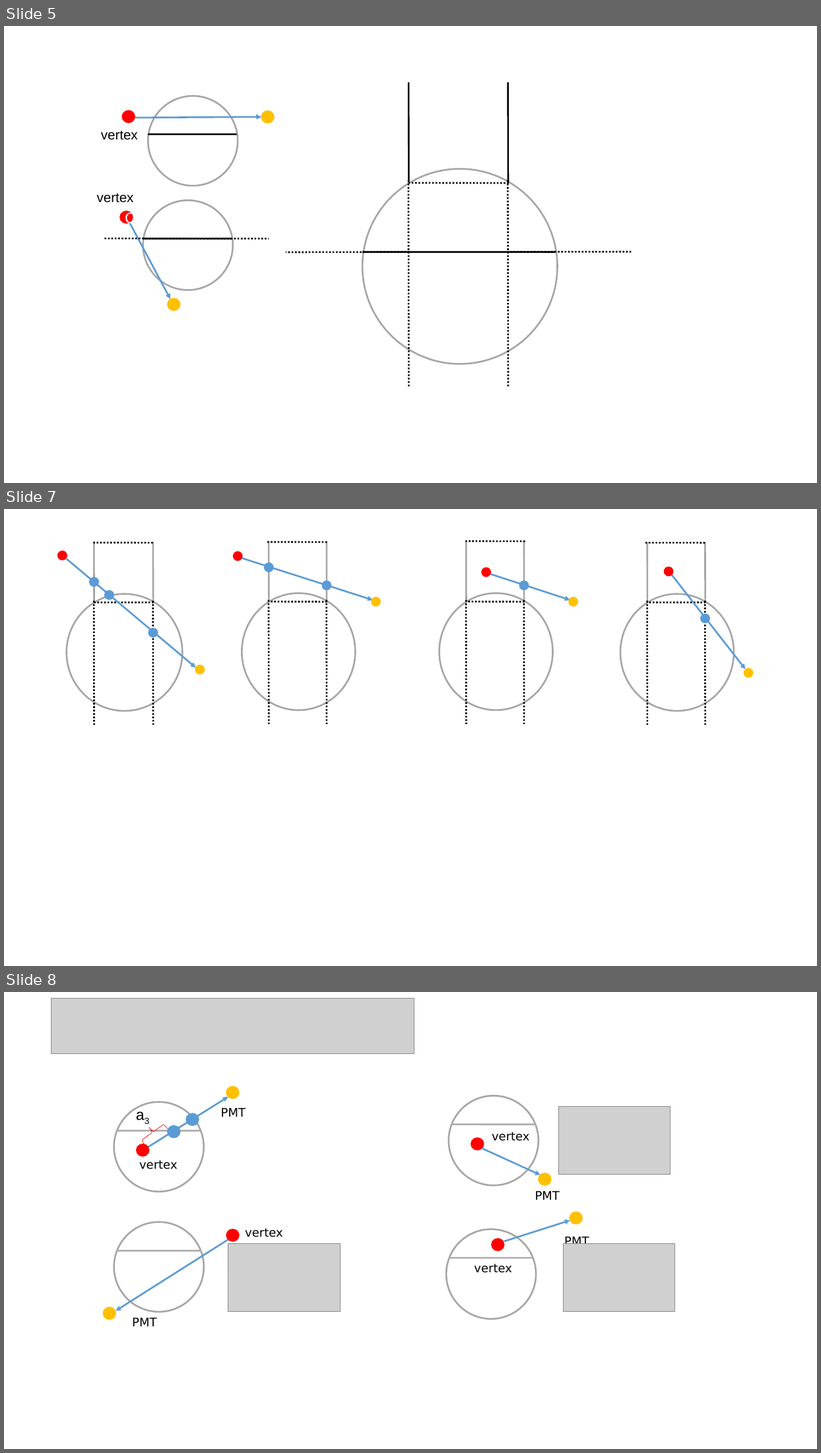
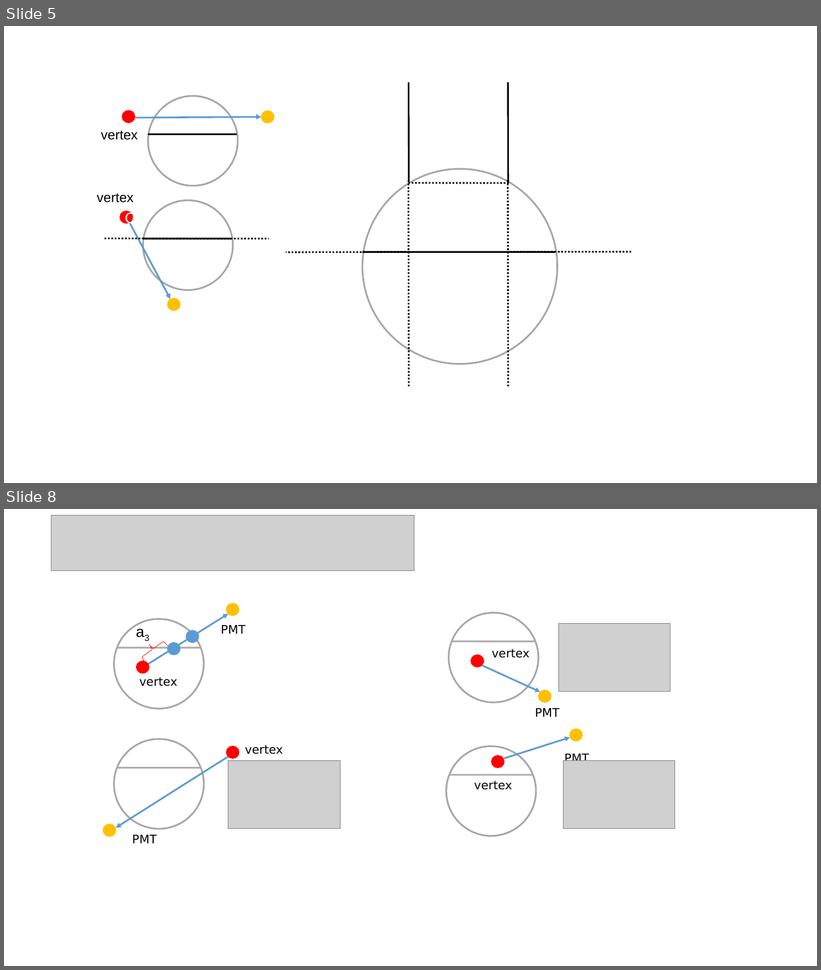
Before and after one commit to jhualberta/thesis, a slide deck: thesisPlots1.ppt. Shown one above the other, each under a label of ours: slides 5, 7 and 8 before the commit, slides 5 and 8 after it; the slides between them are not shown. The pictures are 821x1453 and 821x970 pixels, drawn with LibreOffice and Linux fonts; fonts in the diff are those of the drawing; grey boxes stand for pictures. Boxes give left, top, right and bottom in pixels: in the first picture for what was removed or moved away, otherwise in the second. Text is boxed around its words. In the diff, an @@ line names an element or a change of style, - is before the commit and + after.

```diff
--- a/thesisPlots1.ppt
+++ b/thesisPlots1.ppt
@@ slide 7 removed at box(4, 509, 817, 966), background #FFFFFF @@
@@ group removed at box(57, 542, 205, 725): 6 ellipses, 6 lines, 1 arrow @@
@@ group removed at box(233, 541, 381, 724): 6 lines, 5 ellipses, 1 arrow @@
@@ group removed at box(439, 541, 578, 724): 6 lines, 4 ellipses, 1 arrow @@
@@ group removed at box(620, 542, 753, 725): 6 lines, 4 ellipses, 1 arrow @@
```
Also in this commit, not shown: 3 slides changed, 1 slide added, 4 other files.
